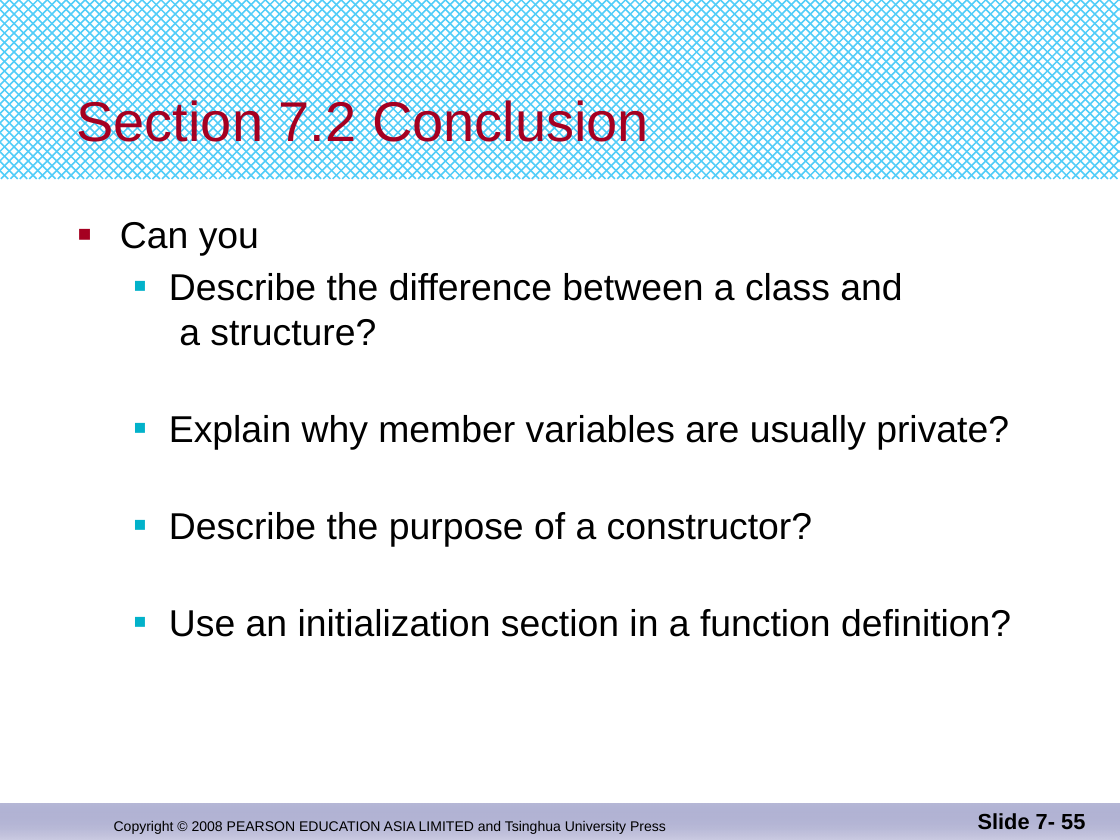
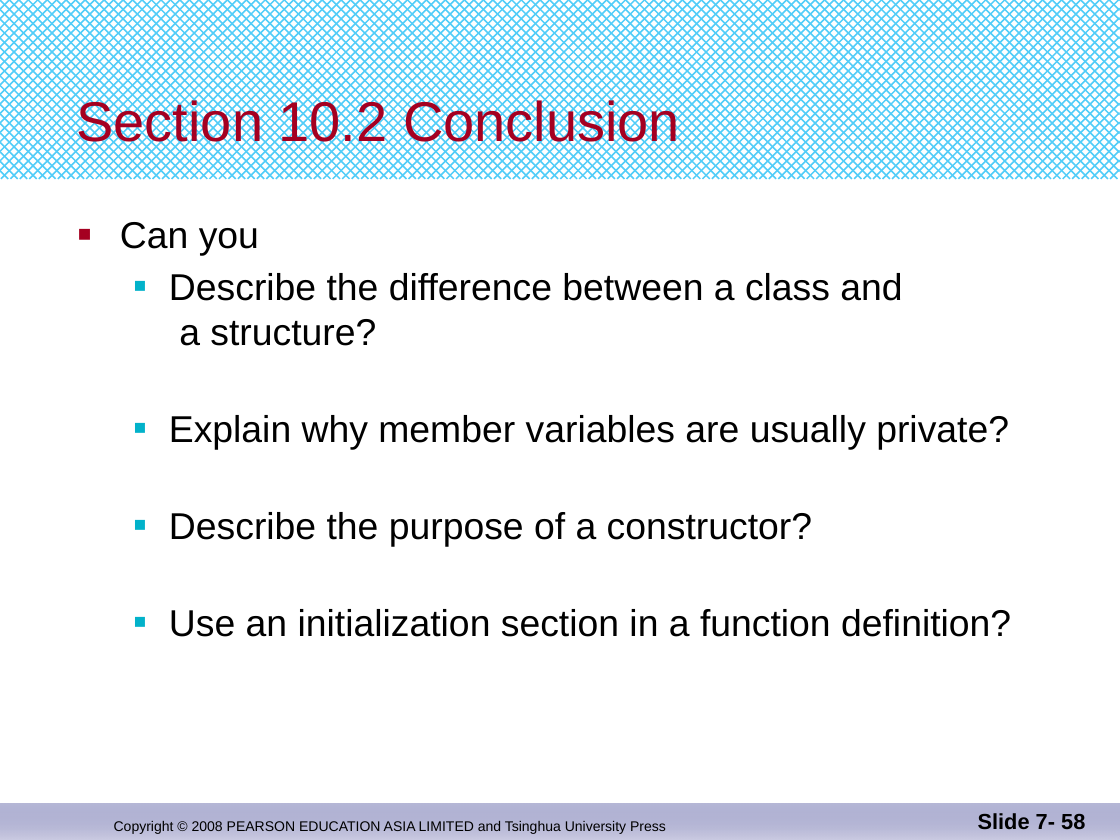
Before and after one commit to djuanbei/CPLUSPLUS, a slide deck: slide 58 of ppt/Chapter 10.pptx (slide 55 before the commit). Drawn at 1120x840 pixels with LibreOffice and Linux fonts; fonts in the diff are those of the drawing. Boxes give left, top, right and bottom in pixels: in the first picture for what was removed or moved away, otherwise in the second. Text is boxed around its words. In the diff, an @@ line names an element or a change of style, - is before the commit and + after.

```diff
--- a/ppt/Chapter 10.pptx
+++ b/ppt/Chapter 10.pptx
@@ title at box(77, 97, 680, 151): text changed @@
-Section 7.2 Conclusion
+Section 10.2 Conclusion
@@ page number at box(978, 813, 1085, 829): text changed @@
-Slide 7- 55
+Slide 7- 58
```
Also in this commit, not shown: 43 other slides changed, 4 slides added, 1 slide removed.
